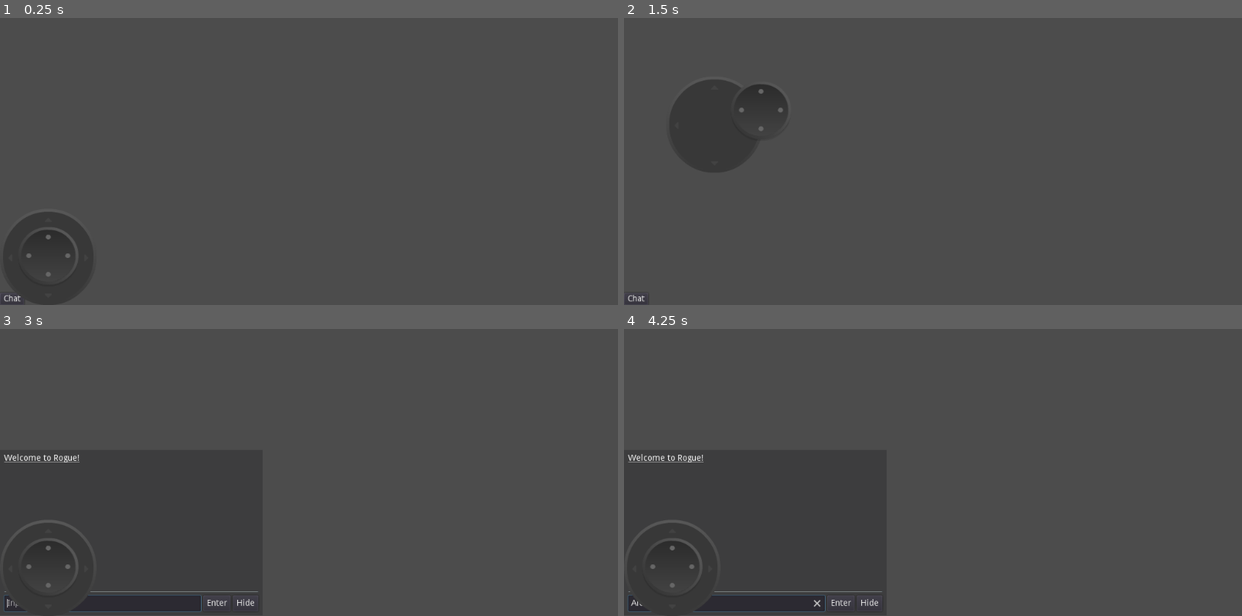
Above: before the commit, frames 1-4 (two rows, left to right).
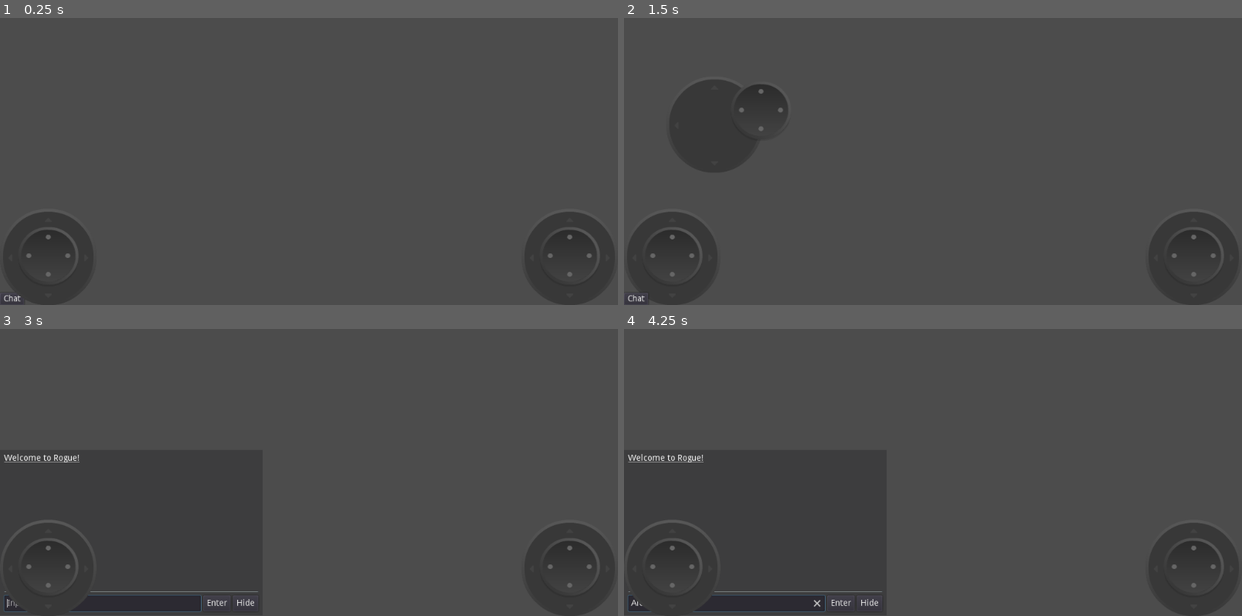
Above: after the commit, the same moments.

Repository: ClarkThyLord/Rogue
Game: Godot game, scene res://src/VirtualJoystick/Tests/test_00.tscn
Same seed, same stepped clock (60 frames per second), same inputs: the game is played once before the commit and once after it. This scene is started directly instead of the project's main scene.
Inputs (mouse positions are in pixels of both pictures, inside the frame that each line leads up to):
- Up to frame 1 (0.25 s): no input
- Up to frame 2 (1.5 s): click "Chat" at 0.5 s; tap Enter at 1.25 s; drag from (716, 124) to (994, 43) at 1.27 s
- Up to frame 3 (3 s): drag from (525, 435) to (278, 506) at 2.02 s; tap Space at 2.75 s; move the mouse to (370, 354) at 2.77 s; hold Right (player_right) from 2.78 s (still down); tap ` (chat_open) at 2.85 s; click (370, 354) at 2.92 s
- Up to frame 4 (4.25 s): release Right (player_right) at 3.5 s; click (729, 604) at 3.52 s; type "Alex" at 3.6 s

The runs differ from the first frame. In frame 1, 0.4% of the frame differs, in the area x 87-97%, y 73-94%; in frame 2, 0.9%, in the area x 3-97%, y 73-94%; in frame 3, 0.4%; in frame 4, 0.4%.

Commit message:
start making use of HUD VirtualJoySticks for player movement
Clark was here :V

Diff:
--- a/src/HUD/HUD.tscn
+++ b/src/HUD/HUD.tscn
@@ -21,10 +21,11 @@
 
 
 # Core
-func _ready(): VirtualControls.visible = OS.has_touchscreen_ui_hint()
+func _ready(): VirtualControls.visible = OS.has_touchscreen_ui_hint() or true
 
 func _input(event): if Input.is_action_just_released('chat_open') and not get_node('/root/HUD').is_chatting(): toggle_chat()
 
+# HUD Chat
 func is_chatting() -> bool: return Chat.visible
 func toggle_chat() -> void: open_chat() if not is_chatting() else close_chat()
 func open_chat() -> void: Chat.visible = true
@@ -33,6 +34,10 @@
 func _on_ChatToggle_pressed() -> void: open_chat()
 
 func _on_Chat_visibility_changed() -> void: ChatToggle.visible = !Chat.visible
+
+# HUD VirtualJoySticks
+func get_left_joystick(): return VJSLeft
+func get_right_joystick(): return VJSRight
 "
 
 [node name="HUD" type="Control"]
--- a/src/Player.tscn
+++ b/src/Player.tscn
@@ -3,6 +3,10 @@
 [sub_resource type="GDScript" id=1]
 script/source = "extends Spatial
 
+
+
+# Imports
+const VirtualJoyStick := preload('res://src/VirtualJoystick/VirtualJoystick.gd')
 
 
 # Declarations
@@ -36,10 +40,13 @@
 			rotation.y += deg2rad(event.relative.normalized().x * ViewingSpeed * -1)
 
 func _process(delta):
-	if not get_node('/root/HUD').is_chatting() and not Possessing and Input.get_mouse_mode() == Input.MOUSE_MODE_CAPTURED:
+#	if OS.has_touchscreen_ui_hint() or true:
+#		if (get_node('/root/HUD').get_left_joystick() as VirtualJoyStick).Distance > 0: print('moving left')
+
+	if not get_node('/root/HUD').is_chatting() and not Possessing:
 		var movement = Vector3()
 
-		if Input.is_action_pressed('player_forward'): movement += Vector3.FORWARD
+		if Input.is_action_pressed('player_forward') or (get_node('/root/HUD').get_left_joystick() as VirtualJoyStick).Distance > 0: movement += Vector3.FORWARD
 		if Input.is_action_pressed('player_backwards'): movement += Vector3.BACK
 		if Input.is_action_pressed('player_right'): movement += Vector3.RIGHT
 		if Input.is_action_pressed('player_left'): movement += Vector3.LEFT
--- a/src/VirtualJoystick/VirtualJoystick.gd
+++ b/src/VirtualJoystick/VirtualJoystick.gd
@@ -13,6 +13,12 @@
 var Angle : float = 0
 var Distance : float = 0
 var JoystickPosition : Vector2 = Vector2()
+enum Directions {
+	UpLeft,   Up,   UpRight,
+	Left,     None, Right,
+	DownLeft, Down, DownRight
+}
+var Direction = Directions.None
 
 var touch_index
 
@@ -102,6 +108,9 @@
 			var joystick_position = Vector2(-_distance * cos(Angle), _distance * sin(Angle))
 			JoystickPosition = joystick_position / (Base.get_size().x / 2)
 
+			var degrees = rad2deg(Angle)
+			print(degrees + 180)
+
 			Top.set_position(Base.get_size() / 2 + Vector2(joystick_position.x, -joystick_position.y) - Top.get_size() / 2)
 			get_tree().set_input_as_handled()
 		else: set_active(false)
